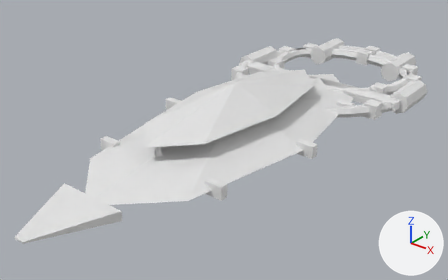
Renders of the OBJ model assets/meshes/hull_sarn_battleship.obj from each side of a commit.
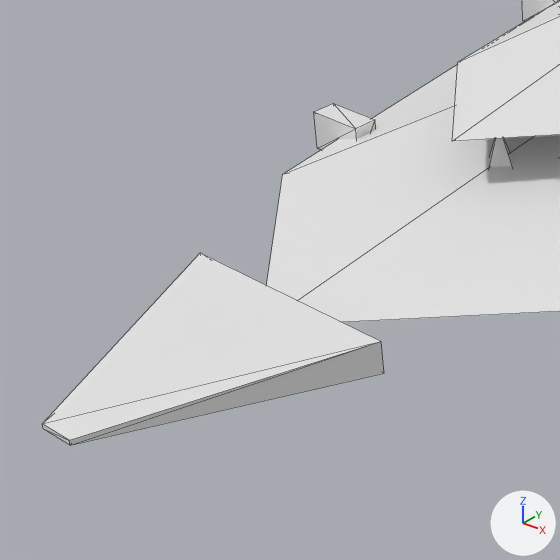
Old and new are each drawn whole from a 50 mm camera at (3.04, -4.19, 2.52) aimed at (-0.11, -0.25, 0.07) and again close up on the part from 0% to 40% of the width and 37% to 100% of the height. Lighting does not change. The marker at lower right points along +X, +Y and +Z. The first two pictures are the older version. The close-ups show mesh edges as thin lines. Where no turn or scale is listed for an object, it has been applied to the vertices. Vertices at exactly the same position are counted once.

The older version as bpy lines, for what is in view:
```python
me_hull_sarn_battleship = bpy.data.meshes.new('hull_sarn_battleship')
me_hull_sarn_battleship.from_pydata(...)  # 648 vertices, 1132 faces; spans x -1.0..1.0, y -2.46..2.46, z 0.0..0.65
ob_hull_sarn_battleship = bpy.data.objects.new('hull_sarn_battleship', me_hull_sarn_battleship)
ob_hull_sarn_battleship.location = (0.0, 0.0, 0.0)
```
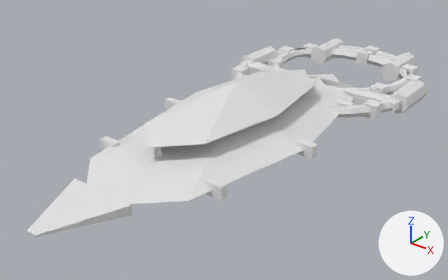
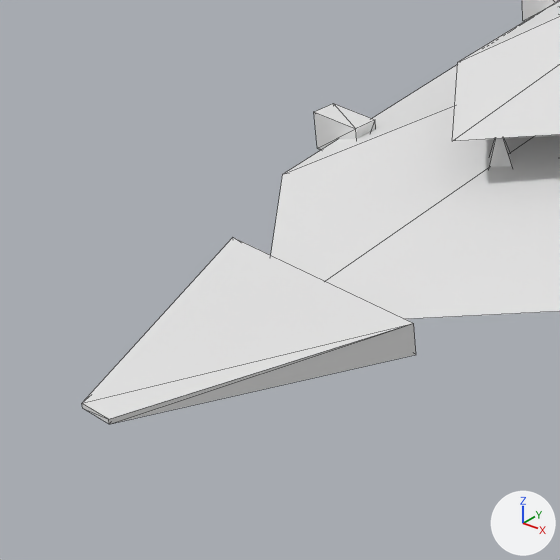
The newer file is also rescaled (x1.019), turned or shifted as a whole; pictures and numbers use the older file's frame.

Changed parts and their boxes (x1, y1, x2, y2) in the close-ups (560 x 560 px; the box of a moved part takes in the faces that stretch with it):
'hull_sarn_battleship', reshaped
    before: (42, 0, 560, 445)
    after: (82, 0, 560, 424)
part 1 of me_hull_sarn_battleship, moved or reshaped
    before: (42, 253, 384, 445)
    after: (82, 238, 416, 424)

The change, as a list of edits to the scene's bpy script:
```text
Change me_hull_sarn_battleship:
    used by ob_hull_sarn_battleship; location = (0.0, 0.0, 0.0)
    remove me_hull_sarn_battleship.from_pydata(...)  # 648 vertices, 1132 faces; spans x -1.0..1.0, y -2.46..2.46, z 0.0..0.65
    add me_hull_sarn_battleship.from_pydata(...)  # 648 vertices, 1132 faces; spans x -1.0..1.0, y -2.37..2.46, z 0.0..0.65
    me_hull_sarn_battleship part 1: the loose piece of 8 vertices spanning x -0.3..0.3, y -2.46..-1.86, z 0.2..0.28 is moved by (0.0, 0.09, 0.0)
```
